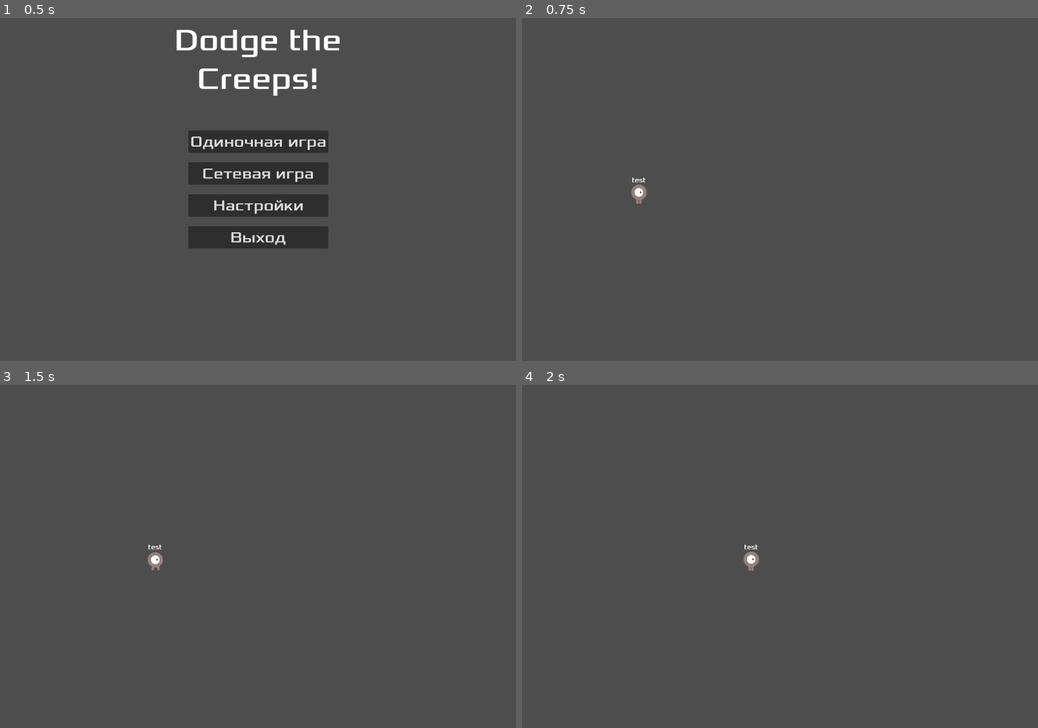
Above: before the commit, frames 1-4 (two rows, left to right).
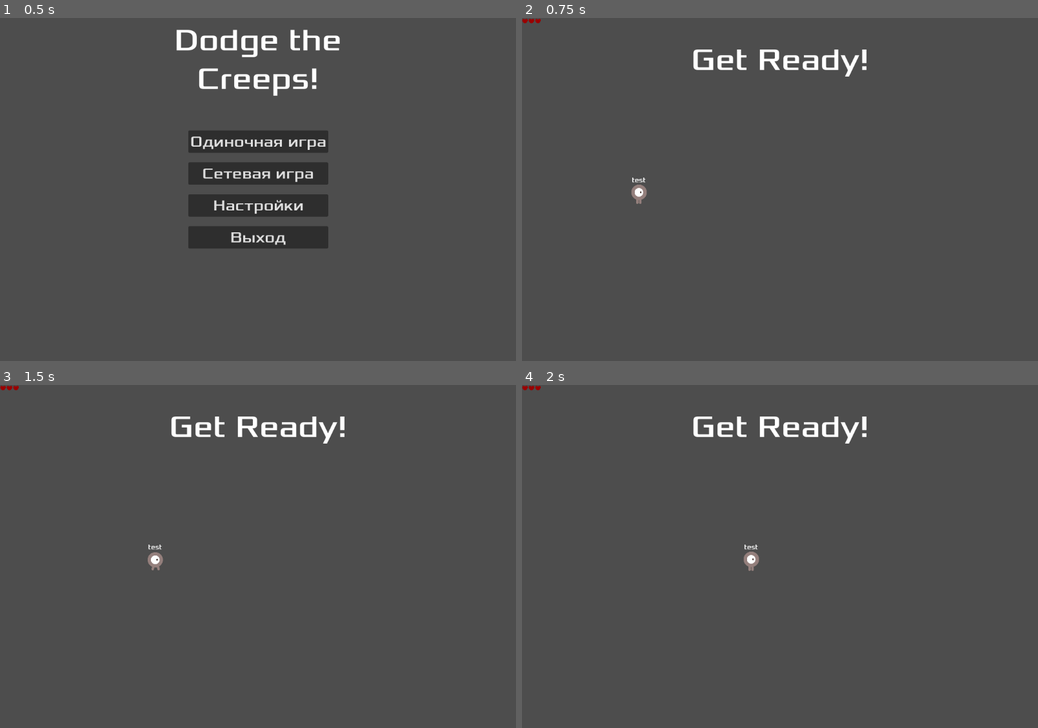
Above: after the commit, the same moments.

Repository: Polimorfish/godot_first_project
Game: Godot game, scene res://scenes/main.tscn
Same seed, same stepped clock (60 frames per second), same inputs: the game is played once before the commit and once after it.
Inputs:
- Up to frame 1 (0.5 s): no input
- Up to frame 2 (0.75 s): click "Одиночная игра" at 0.5 s
- Up to frame 3 (1.5 s): tap Enter at 1.25 s; hold Right (move_right) from 1.28 s (still down); tap Space (shot) at 1.35 s
- Up to frame 4 (2 s): keep holding Right (move_right)

Frame 1 is identical in both runs. In frame 2, 0.9% of the frame differs, in the area x 0-67%, y 0-18%; in frame 3, 0.9%; in frame 4, 0.9%.
Error in both runs: Cannot call method 'instantiate' on a null value. (res://scenes/input.gd:20)

Commit message:
mai bug fix

Diff:
--- a/scenes/Player.tscn
+++ b/scenes/Player.tscn
@@ -114,5 +114,6 @@
 
 [connection signal="body_entered" from="." to="." method="_on_body_entered"]
 [connection signal="body_shape_entered" from="." to="." method="_on_body_shape_entered"]
+[connection signal="die" from="." to="." method="_on_die"]
 [connection signal="hit" from="." to="." method="_on_hit"]
 [connection signal="timeout" from="ShotTimer" to="." method="_on_shot_timer_timeout"]
--- a/scenes/hud.gd
+++ b/scenes/hud.gd
@@ -140,5 +140,3 @@
 
 func _on_start_game() -> void:
 	$main_menu.hide()
-	hide()
-	pass
--- a/scenes/main.gd
+++ b/scenes/main.gd
@@ -19,10 +19,12 @@
 
 func create_player():
 	player = load("res://scenes/Player.tscn").instantiate()
-	get_tree().root.get_node("Main").add_child(player)
+	get_tree().root.get_node("Main").get_node("Players").add_child(player)
 
 	player.start($StartPosition.position)
 	player.set_health()
+	player.hit.connect(_hud_erase_health)
+	player.die.connect(_game_over)
 
 func update_screen_size():
 	screen_size = Vector2i(
@@ -62,6 +64,9 @@
 	mob.linear_velocity = velocity.rotated(direction)
 	add_child(mob)
 
+func _hud_erase_health():
+	$HUD.remove_health()
+
 func _on_score_timer_timeout() -> void:
 	score += 1
 	$HUD.update_score(score)
Not shown: 1 places in scenes/main.tscn that only renumber resources
